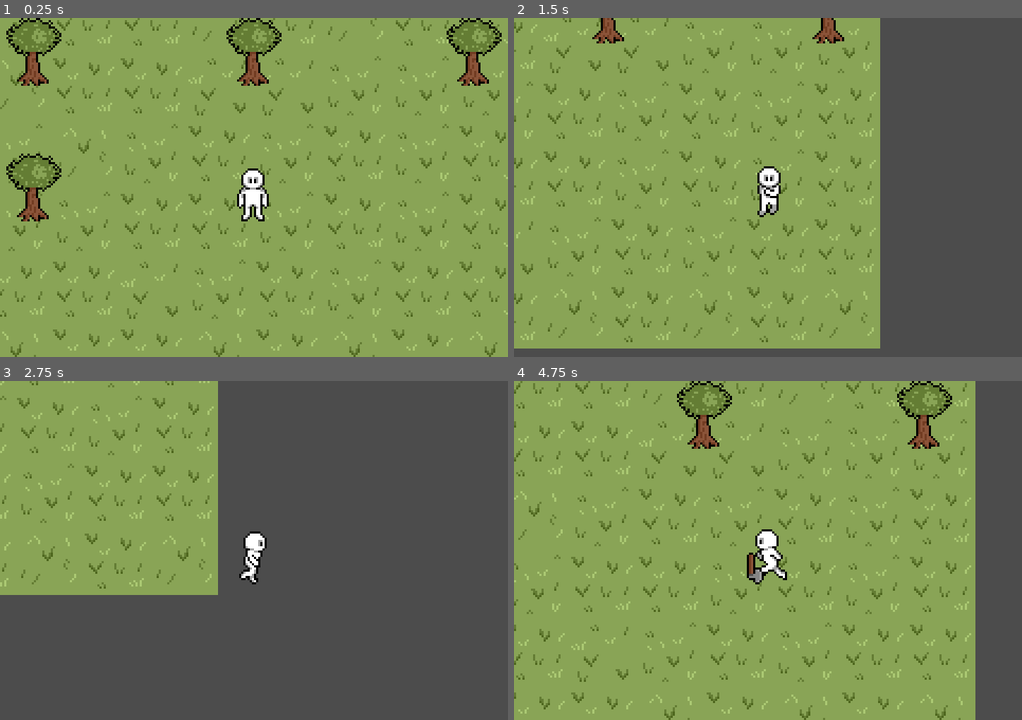
Above: before the commit, frames 1-4 (two rows, left to right).
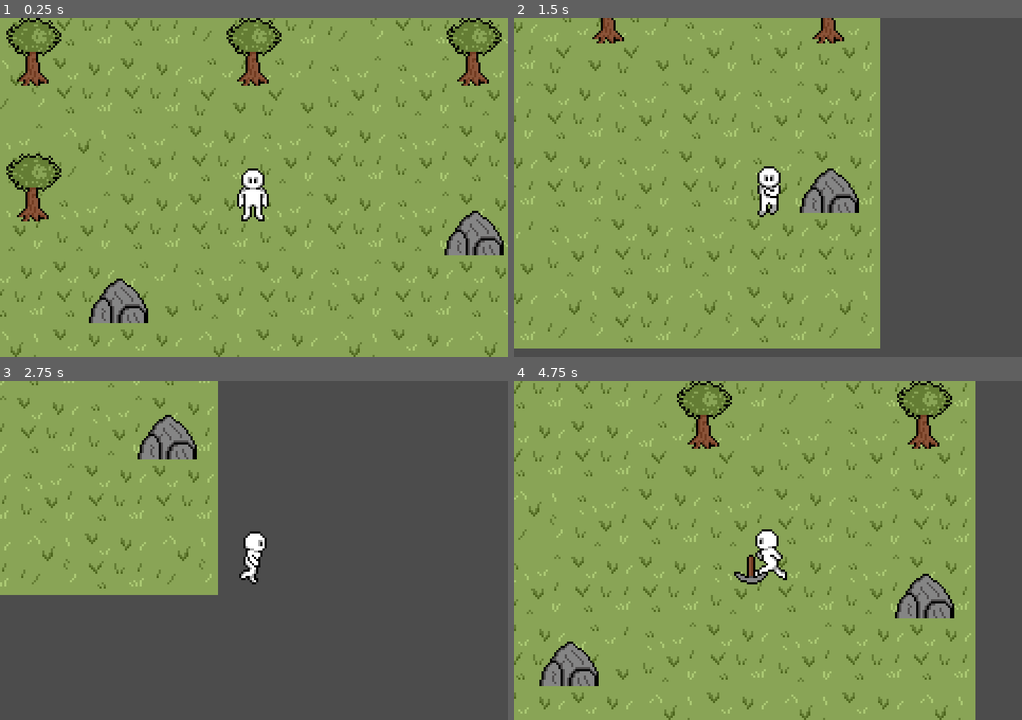
Above: after the commit, the same moments.

Repository: Plains-1727/Goatman
Game: Godot game, scene res://src/scenes/main/Main.tscn
Two runs of this game, one before a commit and one after it. Both use one fixed random seed, a clock stepped at 60 frames per second and the inputs below.
Inputs:
- Up to frame 1 (0.25 s): no input
- Up to frame 2 (1.5 s): tap Enter (ui_accept) at 0.5, 0.77 s; hold Right (ui_right) 0.53-1.28 s; hold Down (ui_down) from 1.28 s (still down)
- Up to frame 3 (2.75 s): tap Enter (ui_accept) at 1.52 s; release Down (ui_down) at 2.03 s; hold Right (ui_right) from 2.03 s (still down)
- Up to frame 4 (4.75 s): release Right (ui_right) at 2.78 s; hold Up (ui_up) 2.78-3.53 s; tap Enter (ui_accept) at 3.02, 3.77, 4.52 s; hold Left (ui_left) from 3.53 s (still down)

The runs differ from the first frame. In frame 1, 2.2% of the frame differs, in the area x 17-100%, y 56-90%; in frame 2, 1.1%; in frame 3, 1.1%; in frame 4, 2.4%, in the area x 5-87%, y 50-90%.
Error before the commit: Parse Error: Unique global class "Repository" already exists at path: res://src/environment/tree/Repository.gd (res://src/environment/Repository.gd:3)

Commit message:
Added pickaxe

Diff:
--- a/project.godot
+++ b/project.godot
@@ -22,7 +22,7 @@
 "base": "StaticBody2D",
 "class": "Repository",
 "language": "GDScript",
-"path": "res://src/environment/tree/Repository.gd"
+"path": "res://src/environment/Repository.gd"
 }, {
 "base": "Area2D",
 "class": "Ressource",
--- a/src/characters/hero/Hero.tscn
+++ b/src/characters/hero/Hero.tscn
@@ -2,131 +2,131 @@
 
 [ext_resource path="res://res/characters/hero/hero_sheet.png" type="Texture" id=1]
 [ext_resource path="res://src/characters/hero/PlayerController.gd" type="Script" id=2]
-[ext_resource path="res://src/tools/Axe.tscn" type="PackedScene" id=3]
+[ext_resource path="res://src/tools/Pickaxe.tscn" type="PackedScene" id=3]
 
 [sub_resource type="RectangleShape2D" id=1]
 extents = Vector2( 10, 8 )
 
 [sub_resource type="AtlasTexture" id=2]
 atlas = ExtResource( 1 )
-region = Rect2( 0, 0, 32, 32 )
+region = Rect2( 32, 0, 32, 32 )
 
 [sub_resource type="AtlasTexture" id=3]
 atlas = ExtResource( 1 )
-region = Rect2( 32, 0, 32, 32 )
+region = Rect2( 128, 0, 32, 32 )
 
 [sub_resource type="AtlasTexture" id=4]
 atlas = ExtResource( 1 )
-region = Rect2( 128, 0, 32, 32 )
+region = Rect2( 160, 0, 32, 32 )
 
 [sub_resource type="AtlasTexture" id=5]
 atlas = ExtResource( 1 )
-region = Rect2( 160, 0, 32, 32 )
+region = Rect2( 192, 0, 32, 32 )
 
 [sub_resource type="AtlasTexture" id=6]
 atlas = ExtResource( 1 )
-region = Rect2( 192, 0, 32, 32 )
+region = Rect2( 224, 0, 32, 32 )
 
 [sub_resource type="AtlasTexture" id=7]
 atlas = ExtResource( 1 )
-region = Rect2( 224, 0, 32, 32 )
+region = Rect2( 96, 0, 32, 32 )
 
 [sub_resource type="AtlasTexture" id=8]
 atlas = ExtResource( 1 )
-region = Rect2( 96, 0, 32, 32 )
+region = Rect2( 256, 0, 32, 32 )
 
 [sub_resource type="AtlasTexture" id=9]
 atlas = ExtResource( 1 )
-region = Rect2( 256, 0, 32, 32 )
+region = Rect2( 288, 0, 32, 32 )
 
 [sub_resource type="AtlasTexture" id=10]
 atlas = ExtResource( 1 )
-region = Rect2( 288, 0, 32, 32 )
+region = Rect2( 320, 0, 32, 32 )
 
 [sub_resource type="AtlasTexture" id=11]
 atlas = ExtResource( 1 )
-region = Rect2( 320, 0, 32, 32 )
+region = Rect2( 352, 0, 32, 32 )
 
 [sub_resource type="AtlasTexture" id=12]
 atlas = ExtResource( 1 )
-region = Rect2( 352, 0, 32, 32 )
+region = Rect2( 64, 0, 32, 32 )
 
 [sub_resource type="AtlasTexture" id=13]
 atlas = ExtResource( 1 )
-region = Rect2( 64, 0, 32, 32 )
+region = Rect2( 512, 0, 32, 32 )
 
 [sub_resource type="AtlasTexture" id=14]
 atlas = ExtResource( 1 )
-region = Rect2( 512, 0, 32, 32 )
+region = Rect2( 544, 0, 32, 32 )
 
 [sub_resource type="AtlasTexture" id=15]
 atlas = ExtResource( 1 )
-region = Rect2( 544, 0, 32, 32 )
+region = Rect2( 576, 0, 32, 32 )
 
 [sub_resource type="AtlasTexture" id=16]
 atlas = ExtResource( 1 )
-region = Rect2( 576, 0, 32, 32 )
+region = Rect2( 608, 0, 32, 32 )
 
 [sub_resource type="AtlasTexture" id=17]
 atlas = ExtResource( 1 )
-region = Rect2( 608, 0, 32, 32 )
+region = Rect2( 384, 0, 32, 32 )
 
 [sub_resource type="AtlasTexture" id=18]
 atlas = ExtResource( 1 )
-region = Rect2( 384, 0, 32, 32 )
+region = Rect2( 416, 0, 32, 32 )
 
 [sub_resource type="AtlasTexture" id=19]
 atlas = ExtResource( 1 )
-region = Rect2( 416, 0, 32, 32 )
+region = Rect2( 448, 0, 32, 32 )
 
 [sub_resource type="AtlasTexture" id=20]
 atlas = ExtResource( 1 )
-region = Rect2( 448, 0, 32, 32 )
+region = Rect2( 480, 0, 32, 32 )
 
 [sub_resource type="AtlasTexture" id=21]
 atlas = ExtResource( 1 )
-region = Rect2( 480, 0, 32, 32 )
+region = Rect2( 0, 0, 32, 32 )
 
 [sub_resource type="SpriteFrames" id=22]
 animations = [ {
 "frames": [ SubResource( 2 ) ],
 "loop": true,
-"name": "idle_down",
-"speed": 5.0
-}, {
-"frames": [ SubResource( 3 ) ],
-"loop": true,
 "name": "idle_right",
 "speed": 5.0
 }, {
-"frames": [ SubResource( 4 ), SubResource( 5 ), SubResource( 6 ), SubResource( 7 ) ],
+"frames": [ SubResource( 3 ), SubResource( 4 ), SubResource( 5 ), SubResource( 6 ) ],
 "loop": true,
 "name": "walk_right",
 "speed": 5.0
 }, {
-"frames": [ SubResource( 8 ) ],
+"frames": [ SubResource( 7 ) ],
 "loop": true,
 "name": "idle_left",
 "speed": 5.0
 }, {
-"frames": [ SubResource( 9 ), SubResource( 10 ), SubResource( 11 ), SubResource( 12 ) ],
+"frames": [ SubResource( 8 ), SubResource( 9 ), SubResource( 10 ), SubResource( 11 ) ],
 "loop": true,
 "name": "walk_left",
 "speed": 5.0
 }, {
-"frames": [ SubResource( 13 ) ],
+"frames": [ SubResource( 12 ) ],
 "loop": true,
 "name": "idle_up",
 "speed": 5.0
 }, {
-"frames": [ SubResource( 14 ), SubResource( 15 ), SubResource( 16 ), SubResource( 17 ) ],
+"frames": [ SubResource( 13 ), SubResource( 14 ), SubResource( 15 ), SubResource( 16 ) ],
 "loop": true,
 "name": "walk_up",
 "speed": 5.0
 }, {
-"frames": [ SubResource( 18 ), SubResource( 19 ), SubResource( 20 ), SubResource( 21 ) ],
+"frames": [ SubResource( 17 ), SubResource( 18 ), SubResource( 19 ), SubResource( 20 ) ],
 "loop": true,
 "name": "walk_down",
+"speed": 5.0
+}, {
+"frames": [ SubResource( 21 ) ],
+"loop": true,
+"name": "idle_down",
 "speed": 5.0
 } ]
 
@@ -150,6 +150,4 @@
 [node name="Tool" type="Node2D" parent="."]
 position = Vector2( 8, 0 )
 
-[node name="Axe" parent="Tool" instance=ExtResource( 3 )]
-
-[editable path="Tool/Axe"]
+[node name="Pickaxe" parent="Tool" instance=ExtResource( 3 )]
--- a/src/scenes/main/Main.tscn
+++ b/src/scenes/main/Main.tscn
@@ -6,6 +6,7 @@
 [ext_resource path="res://src/gui/GUI.tscn" type="PackedScene" id=4]
 [ext_resource path="res://src/scenes/Inventory.tscn" type="PackedScene" id=5]
 [ext_resource path="res://src/scenes/InputManager.tscn" type="PackedScene" id=6]
+[ext_resource path="res://src/environment/rock/Rock.tscn" type="PackedScene" id=7]
 
 [node name="Main" type="Node"]
 
@@ -31,3 +32,9 @@
 
 [node name="Tree4" parent="." instance=ExtResource( 3 )]
 position = Vector2( -104, 0 )
+
+[node name="Rock" parent="." instance=ExtResource( 7 )]
+position = Vector2( -64, 48 )
+
+[node name="Rock2" parent="." instance=ExtResource( 7 )]
+position = Vector2( 104, 16 )
--- /dev/null
+++ b/src/tools/Pickaxe.tscn
@@ -0,0 +1,135 @@
+[gd_scene load_steps=12 format=2]
+
+[ext_resource path="res://res/tools/pickaxe.png" type="Texture" id=1]
+[ext_resource path="res://src/tools/Tool.gd" type="Script" id=2]
+
+[sub_resource type="RectangleShape2D" id=1]
+extents = Vector2( 4, 8 )
+
+[sub_resource type="AtlasTexture" id=2]
+atlas = ExtResource( 1 )
+region = Rect2( 32, 0, 32, 32 )
+
+[sub_resource type="AtlasTexture" id=3]
+atlas = ExtResource( 1 )
+region = Rect2( 64, 0, 32, 32 )
+
+[sub_resource type="AtlasTexture" id=4]
+atlas = ExtResource( 1 )
+region = Rect2( 96, 0, 32, 32 )
+
+[sub_resource type="AtlasTexture" id=5]
+atlas = ExtResource( 1 )
+region = Rect2( 0, 32, 32, 32 )
+
+[sub_resource type="AtlasTexture" id=6]
+atlas = ExtResource( 1 )
+region = Rect2( 32, 32, 32, 32 )
+
+[sub_resource type="SpriteFrames" id=7]
+animations = [ {
+"frames": [ SubResource( 2 ), SubResource( 3 ), SubResource( 4 ), SubResource( 5 ), SubResource( 6 ) ],
+"loop": false,
+"name": "Use",
+"speed": 5.0
+} ]
+
+[sub_resource type="Animation" id=8]
+resource_name = "Idle"
+
+[sub_resource type="Animation" id=9]
+length = 0.5
+tracks/0/type = "value"
+tracks/0/path = NodePath("AnimatedSprite:animation")
+tracks/0/interp = 1
+tracks/0/loop_wrap = true
+tracks/0/imported = false
+tracks/0/enabled = true
+tracks/0/keys = {
+"times": PoolRealArray( 0 ),
+"transitions": PoolRealArray( 1 ),
+"update": 1,
+"values": [ "Use" ]
+}
+tracks/1/type = "value"
+tracks/1/path = NodePath("AnimatedSprite:frame")
+tracks/1/interp = 1
+tracks/1/loop_wrap = true
+tracks/1/imported = false
+tracks/1/enabled = true
+tracks/1/keys = {
+"times": PoolRealArray( 0, 0.1, 0.2, 0.3, 0.4 ),
+"transitions": PoolRealArray( 1, 1, 1, 1, 1 ),
+"update": 1,
+"values": [ 0, 1, 2, 3, 4 ]
+}
+tracks/2/type = "value"
+tracks/2/path = NodePath("CollisionShape2D:shape:extents")
+tracks/2/interp = 1
+tracks/2/loop_wrap = true
+tracks/2/imported = false
+tracks/2/enabled = true
+tracks/2/keys = {
+"times": PoolRealArray( 0, 0.1, 0.3 ),
+"transitions": PoolRealArray( 1, 1, 1 ),
+"update": 0,
+"values": [ Vector2( 4, 8 ), Vector2( 8, 4 ), Vector2( 4, 8 ) ]
+}
+tracks/3/type = "value"
+tracks/3/path = NodePath("CollisionShape2D:position")
+tracks/3/interp = 1
+tracks/3/loop_wrap = true
+tracks/3/imported = false
+tracks/3/enabled = true
+tracks/3/keys = {
+"times": PoolRealArray( 0, 0.1, 0.2, 0.3, 0.4 ),
+"transitions": PoolRealArray( 1, 1, 1, 1, 1 ),
+"update": 0,
+"values": [ Vector2( 4, -8 ), Vector2( 8, -4 ), Vector2( 8, 4 ), Vector2( 4, 8 ), Vector2( -4, 8 ) ]
+}
+tracks/4/type = "value"
+tracks/4/path = NodePath(".:monitoring")
+tracks/4/interp = 1
+tracks/4/loop_wrap = true
+tracks/4/imported = false
+tracks/4/enabled = true
+tracks/4/keys = {
+"times": PoolRealArray( 0, 0.5 ),
+"transitions": PoolRealArray( 1, 1 ),
+"update": 1,
+"values": [ true, false ]
+}
+tracks/5/type = "value"
+tracks/5/path = NodePath(".:visible")
+tracks/5/interp = 1
+tracks/5/loop_wrap = true
+tracks/5/imported = false
+tracks/5/enabled = true
+tracks/5/keys = {
+"times": PoolRealArray( 0, 0.5 ),
+"transitions": PoolRealArray( 1, 1 ),
+"update": 1,
+"values": [ true, false ]
+}
+
+[node name="Pickaxe" type="Area2D"]
+visible = false
+monitoring = false
+collision_layer = 32
+collision_mask = 4
+script = ExtResource( 2 )
+
+[node name="CollisionShape2D" type="CollisionShape2D" parent="."]
+position = Vector2( -4, 8 )
+shape = SubResource( 1 )
+
+[node name="AnimatedSprite" type="AnimatedSprite" parent="."]
+frames = SubResource( 7 )
+animation = "Use"
+frame = 4
+
+[node name="AnimationPlayer" type="AnimationPlayer" parent="."]
+playback_speed = 2.0
+anims/Idle = SubResource( 8 )
+anims/Use = SubResource( 9 )
+[connection signal="body_entered" from="." to="." method="_on_body_entered"]
Binary file added: res/tools/pickaxe.png
Not shown, added: res/tools/pickaxe.png.import
Not shown: 1 places in src/scenes/main/Main.tscn that only renumber resources
